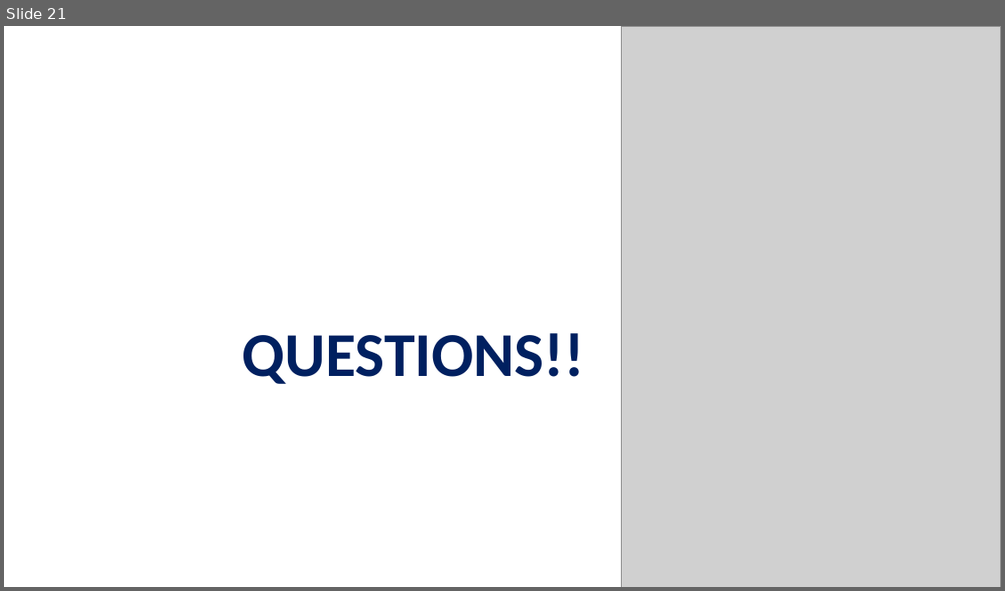
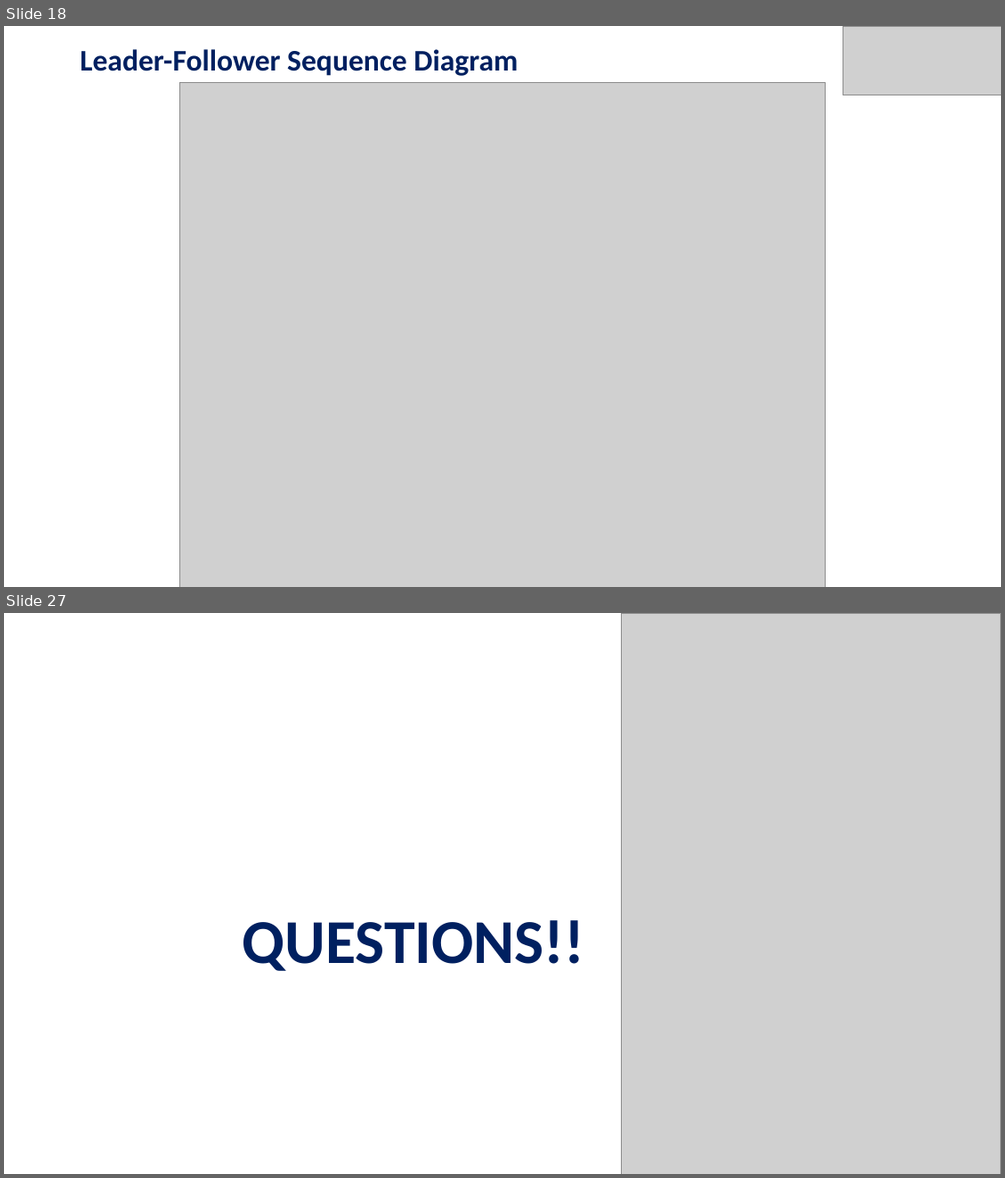
Before and after one commit to anand6105/MSE_QRBOT, a slide deck: docs/QUICK_RESCUE_BOT.pptx. Shown one above the other, each under a label of ours: slide 21 before the commit, slides 18 and 27 after it; the slides between them are not shown. The pictures are 1005x591 and 1005x1178 pixels, drawn with LibreOffice and Linux fonts; fonts in the diff are those of the drawing; grey boxes stand for pictures. Boxes give left, top, right and bottom in pixels: in the first picture for what was removed or moved away, otherwise in the second. Text is boxed around its words. In the diff, an @@ line names an element or a change of style, - is before the commit and + after.

Commit message:
Updated the slides for the roles, sequence diagram , state chart and component diagram

```diff
--- a/docs/QUICK_RESCUE_BOT.pptx
+++ b/docs/QUICK_RESCUE_BOT.pptx
@@ slide 18 added at bbox=[4, 26, 1001, 587], background #FFFFFF @@
@@ title added at bbox=[80, 49, 518, 76], 28.8 pt, text #002060, bold @@
+Leader-Follower Sequence Diagram
@@ picture added at bbox=[843, 26, 1001, 95] @@
@@ picture added at bbox=[179, 82, 825, 587] @@
@@ what was slide 21 is now slide 27 @@
```
Also in this commit, not shown: 17 slides changed, 7 other slides added, 2 slides removed.
